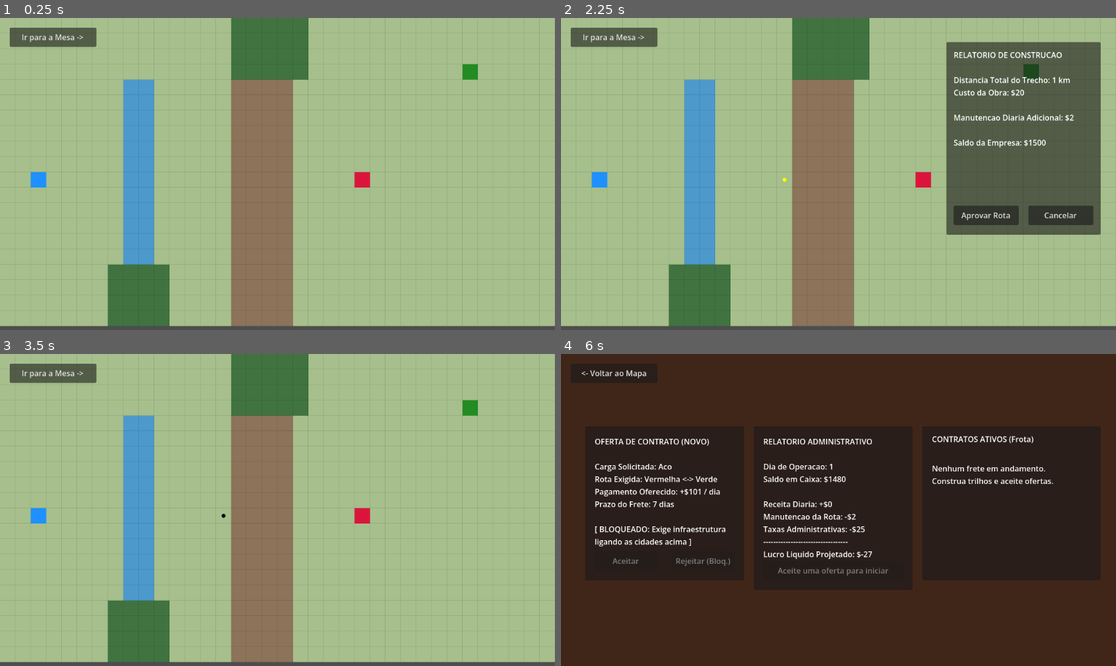
Above: before the commit, frames 1-4 (two rows, left to right).
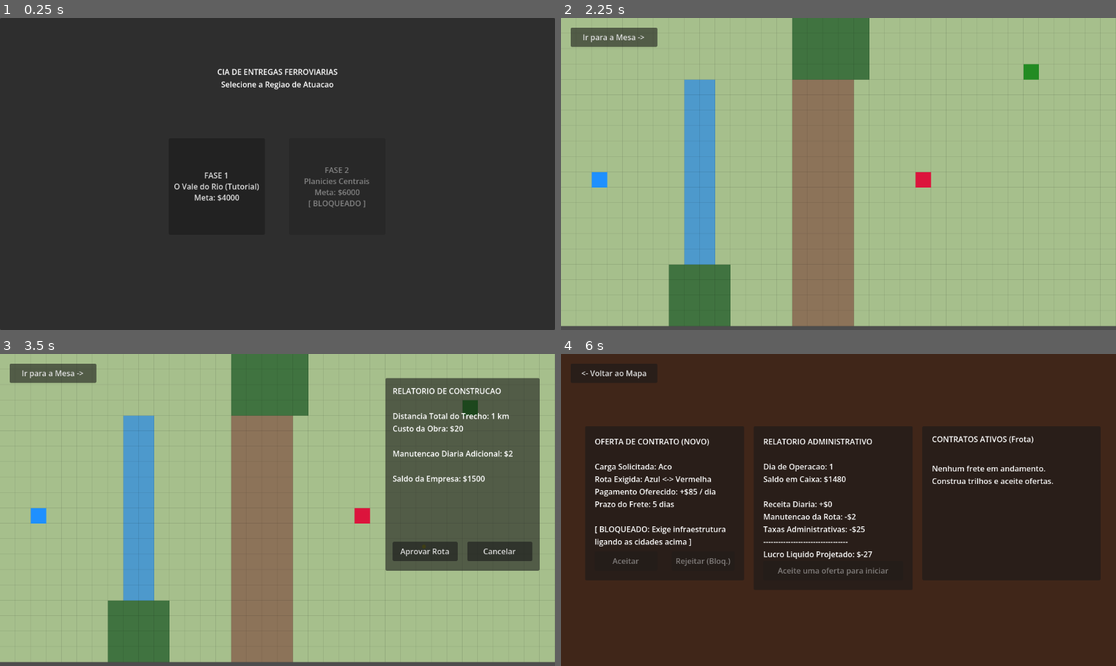
Above: after the commit, the same moments.

Repository: jonathanhenriques/Entregas_Ferroviarias
Game: Godot game, scene res://Main.tscn
The game is run twice, just before and just after one commit, with the same random seed, the same clock (stepped at 60 frames per second) and the same inputs. The project has no main scene, so this scene is started directly.
Inputs (mouse positions are in pixels of both pictures, inside the frame that each line leads up to):
- Up to frame 1 (0.25 s): no input
- Up to frame 2 (2.25 s): click (616, 36) at 0.5 s, where only the run before the commit has a clickable "Ir para a Mesa ->"; click (616, 36) at 1.25 s, where only the run before the commit has a clickable "<- Voltar ao Mapa"; click (777, 186) at 2 s, where only the run after the commit has a clickable "FASE 1 O Vale do Rio (Tutoria…"
- Up to frame 3 (3.5 s): click (427, 550) at 2.75 s, where only the run before the commit has a clickable "Aprovar Rota"
- Up to frame 4 (6 s): click "Ir para a Mesa ->" at 3.5 s; click "<- Voltar ao Mapa" at 4.25 s; click (988, 550) at 5 s, where only the run after the commit has a clickable "Aprovar Rota"; click "Ir para a Mesa ->" at 5.75 s

The runs differ from the first frame. In frame 1, 100% of the frame differs, in the area x 0-100%, y 0-100%; in frame 2, 17%; in frame 3, 17%; in frame 4, 0.2%.

Commit message:
adicionando mapa mundi de fases e ficheiro independente para ASCII das fases

Diff:
--- a/Main.gd
+++ b/Main.gd
@@ -3,28 +3,84 @@
 @onready var map_view: Node = $MapView
 @onready var desk_view: Node = $DeskView
 
-# Estados do jogo para controle
-enum GameState { MAP, DESK, END } # Adicionado o estado END
-var current_state: GameState = GameState.MAP
+enum GameState { WORLD_MAP, MAP, DESK, END }
+var current_state: GameState = GameState.WORLD_MAP
 
-# Interface de Fim de Jogo (Construida via codigo)
 var end_panel: Panel
 var end_label: Label
 var btn_restart: Button
 
+var world_map_panel: Panel
+var level_buttons_container: HBoxContainer
+
 func _ready() -> void:
 	_setup_end_screen()
+	_setup_world_map()
 
-	# Ouve o GameManager para saber se o jogo acabou
 	GameManager.game_over.connect(_on_game_over)
 
-	go_to_map()
+	if GameManager.start_in_world_map:
+		go_to_world_map()
+	else:
+		go_to_map()
 
-# Cria o painel de Game Over/Vitoria
+func _setup_world_map() -> void:
+	world_map_panel = Panel.new()
+	world_map_panel.size = Vector2(1152, 648)
+	world_map_panel.visible = false
+	add_child(world_map_panel)
+
+	var title = Label.new()
+	title.text = "CIA DE ENTREGAS FERROVIARIAS\nSelecione a Regiao de Atuacao"
+	title.position = Vector2(0, 100)
+	title.size = Vector2(1152, 100)
+	title.horizontal_alignment = HORIZONTAL_ALIGNMENT_CENTER
+	world_map_panel.add_child(title)
+
+	level_buttons_container = HBoxContainer.new()
+	level_buttons_container.position = Vector2(250, 250)
+	level_buttons_container.size = Vector2(650, 200)
+	level_buttons_container.alignment = BoxContainer.ALIGNMENT_CENTER
+	level_buttons_container.add_theme_constant_override("separation", 50)
+	world_map_panel.add_child(level_buttons_container)
+
+func _refresh_world_map() -> void:
+	for child in level_buttons_container.get_children():
+		child.queue_free()
+
+	# Agora le os niveis direto do seu ficheiro LevelData!
+	for lvl in LevelData.LEVELS.keys():
+		var btn = Button.new()
+		var data = LevelData.LEVELS[lvl]
+		btn.text = "FASE " + str(lvl) + "\n\n" + data["name"] + "\n\nMeta: $" + str(data["goal"])
+		btn.custom_minimum_size = Vector2(200, 200)
+
+		if lvl > GameManager.highest_unlocked_level:
+			btn.disabled = true
+			btn.text += "\n\n[ BLOQUEADO ]"
+		else:
+			btn.pressed.connect(_on_level_selected.bind(lvl))
+
+		level_buttons_container.add_child(btn)
+
+func _on_level_selected(lvl: int) -> void:
+	GameManager.current_level = lvl
+	GameManager.start_in_world_map = false
+	GameManager.reset_game()
+	get_tree().reload_current_scene()
+
+func go_to_world_map() -> void:
+	current_state = GameState.WORLD_MAP
+	map_view.visible = false
+	desk_view.visible = false
+	end_panel.visible = false
+	world_map_panel.visible = true
+	_refresh_world_map()
+
 func _setup_end_screen() -> void:
 	end_panel = Panel.new()
 	end_panel.size = Vector2(600, 300)
-	end_panel.position = Vector2(276, 174) # Centralizado na tela padrao (1152x648)
+	end_panel.position = Vector2(276, 174)
 	end_panel.visible = false
 	add_child(end_panel)
 
@@ -36,39 +92,33 @@
 	end_panel.add_child(end_label)
 
 	btn_restart = Button.new()
-	btn_restart.text = "Jogar Novamente"
-	btn_restart.size = Vector2(200, 50)
-	btn_restart.position = Vector2(200, 220)
+	btn_restart.text = "Voltar ao Mapa Mundi"
+	btn_restart.size = Vector2(250, 50)
+	btn_restart.position = Vector2(175, 220)
 	btn_restart.pressed.connect(_on_restart_pressed)
 	end_panel.add_child(btn_restart)
 
-# Transicao para a tela de Mapa
+# CORRECAO DO BUG (Transicoes Blindadas)
 func go_to_map() -> void:
-	if current_state == GameState.END: return # Bloqueia se o jogo acabou
+	if current_state == GameState.END: return
+	current_state = GameState.MAP
+	world_map_panel.visible = false
+	desk_view.visible = false
+	map_view.visible = true
 
-	current_state = GameState.MAP
-	map_view.visible = true
-	desk_view.visible = false
-
-# Transicao para a tela de Mesa
 func go_to_desk() -> void:
-	if current_state == GameState.END: return # Bloqueia se o jogo acabou
-
+	if current_state == GameState.END: return
 	current_state = GameState.DESK
+	world_map_panel.visible = false
 	map_view.visible = false
 	desk_view.visible = true
 
-# Chamado quando a empresa vai a falencia ou atinge a meta
 func _on_game_over(is_victory: bool, message: String) -> void:
 	current_state = GameState.END
-
-	# Esconde o jogo e mostra o painel
 	map_view.visible = false
 	desk_view.visible = false
-
 	end_label.text = message
 
-	# Muda a cor do texto dependendo do resultado
 	if is_victory:
 		end_label.add_theme_color_override("font_color", Color.GREEN_YELLOW)
 	else:
@@ -76,15 +126,12 @@
 
 	end_panel.visible = true
 
-# Reinicia a partida
 func _on_restart_pressed() -> void:
-	GameManager.reset_game()
-	# Recarrega a cena atual inteira, limpando os trilhos e contratos antigos
+	GameManager.start_in_world_map = true
 	get_tree().reload_current_scene()
 
-# Pressione ESPACO para trocar de tela
 func _input(event: InputEvent) -> void:
-	if current_state == GameState.END: return # Bloqueia atalhos de teclado no Game Over
+	if current_state == GameState.END or current_state == GameState.WORLD_MAP: return
 
 	if event.is_action_pressed("ui_accept"):
 		if current_state == GameState.MAP:
--- a/game_manager.gd
+++ b/game_manager.gd
@@ -7,38 +7,8 @@
 signal game_over(is_victory: bool, message: String)
 
 var current_level: int = 1
-
-# O NOSSO NOVO SISTEMA DE FASES (BASE DE DADOS)
-var level_database = {
-	1: {
-		"name": "O Vale do Rio (Tutorial)",
-		"budget": 1500,
-		"goal": 4000,
-		"map_layout": [
-			# 36 colunas, 20 linhas (Este é o mapa V18 escrito em texto!)
-			"...............FFFFF................",
-			"...............FFFFF................",
-			"...............FFFFF................",
-			"...............FFFFF..........C.....",
-			"........RR.....MMMM.................",
-			"........RR.....MMMM.................",
-			"........RR.....MMMM.................",
-			"........RR.....MMMM.................",
-			"........RR.....MMMM.................",
-			"........RR.....MMMM.................",
-			"..A.....RR.....MMMM....B............",
-			"........RR.....MMMM.................",
-			"........RR.....MMMM.................",
-			"........RR.....MMMM.................",
-			"........RR.....MMMM.................",
-			"........RR.....MMMM.................",
-			".......FFFF....MMMM.................",
-			".......FFFF....MMMM.................",
-			".......FFFF....MMMM.................",
-			".......FFFF....MMMM................."
-		]
-	}
-}
+var highest_unlocked_level: int = 1
+var start_in_world_map: bool = true
 
 var money: int = 1500 :
 	set(value):
@@ -58,7 +28,6 @@
 var active_contracts: Array = []
 const MAX_CONTRACTS: int = 3
 const BASE_COST: int = 25
-
 var network_connections: Array = []
 
 func get_daily_income() -> int:
@@ -69,8 +38,8 @@
 	return total
 
 func reset_game() -> void:
-	var lvl_data = level_database[current_level]
-	money = lvl_data["budget"] # Agora le o orcamento da fase atual!
+	var lvl_data = LevelData.LEVELS[current_level]
+	money = lvl_data["budget"]
 	current_day = 1
 	daily_maintenance = 0
 	active_contracts.clear()
@@ -91,12 +60,11 @@
 	contracts_updated.emit()
 
 	current_day += 1
-
-	var lvl_data = level_database[current_level]
+	var lvl_data = LevelData.LEVELS[current_level]
 
 	if money < 0:
 		trigger_bankruptcy()
-	elif money >= lvl_data["goal"]: # Agora le a meta da fase atual!
+	elif money >= lvl_data["goal"]:
 		trigger_victory()
 
 func cancel_contract(index: int) -> void:
@@ -104,15 +72,17 @@
 		var c = active_contracts[index]
 		var total_projected_value = c["reward"] * c["days_left"]
 		var penalty = int(total_projected_value * 0.20)
-
 		money -= penalty
 		active_contracts.remove_at(index)
 		contracts_updated.emit()
 
 func trigger_bankruptcy() -> void:
-	var msg = "FALENCIA!\n\nO seu saldo ficou negativo. Os investidores retiraram o apoio e a sua empresa ferroviaria fechou."
+	var msg = "FALENCIA!\n\nO seu saldo ficou negativo. A sua empresa fechou as portas nesta regiao."
 	game_over.emit(false, msg)
 
 func trigger_victory() -> void:
-	var msg = "VITORIA!\n\nAtingiu a meta da regiao! A sua expansao para a proxima area foi autorizada."
+	if current_level == highest_unlocked_level and LevelData.LEVELS.has(current_level + 1):
+		highest_unlocked_level += 1
+
+	var msg = "VITORIA!\n\nAtingiu a meta da regiao! O governo autorizou a sua expansao."
 	game_over.emit(true, msg)
--- /dev/null
+++ b/level_data.gd
@@ -0,0 +1,60 @@
+extends RefCounted
+class_name LevelData
+
+# TODAS AS SUAS FASES FICAM AQUI AGORA!
+const LEVELS = {
+	1: {
+		"name": "O Vale do Rio (Tutorial)",
+		"budget": 1500,
+		"goal": 4000,
+		"map_layout": [
+			"...............FFFFF................",
+			"...............FFFFF................",
+			"...............FFFFF................",
+			"...............FFFFF..........C.....",
+			"........RR.....MMMM.................",
+			"........RR.....MMMM.................",
+			"........RR.....MMMM.................",
+			"........RR.....MMMM.................",
+			"........RR.....MMMM.................",
+			"........RR.....MMMM.................",
+			"..A.....RR.....MMMM....B............",
+			"........RR.....MMMM.................",
+			"........RR.....MMMM.................",
+			"........RR.....MMMM.................",
+			"........RR.....MMMM.................",
+			"........RR.....MMMM.................",
+			".......FFFF....MMMM.................",
+			".......FFFF....MMMM.................",
+			".......FFFF....MMMM.................",
+			".......FFFF....MMMM................."
+		]
+	},
+	2: {
+		"name": "Planicies Centrais",
+		"budget": 2000,
+		"goal": 6000,
+		"map_layout": [
+			"..........FFFFFFFF..................",
+			"..........FFFFFFFF...........C......",
+			"..........FFFFFFFF..................",
+			"..........FFFFFFFF..................",
+			"....................................",
+			".......MMMMMM.......................",
+			".......MMMMMM.......................",
+			".......MMMMMM.......................",
+			"...A...MMMMMM.......................",
+			".......MMMMMM.......................",
+			".......MMMMMM.......................",
+			".......MMMMMM.......FFFFFFF.........",
+			"....................FFFFFFF.........",
+			"....................FFFFFFF.........",
+			"....................FFFFFFF.........",
+			"....................FFFFFFF......B..",
+			"....................FFFFFFF.........",
+			"....................................",
+			"....................................",
+			"...................................."
+		]
+	}
+}
--- a/mapview.gd
+++ b/mapview.gd
@@ -3,7 +3,6 @@
 var ui_layer: CanvasLayer
 
 const TILE_SIZE: int = 32
-# As variaveis de tamanho deixaram de ser constantes. Agora o mapa adapta-se ao seu texto!
 var grid_width: int = 0
 var grid_height: int = 0
 
@@ -18,7 +17,6 @@
 
 var biome_map: Dictionary = {}
 
-# Iniciamos as cidades no "vazio". Elas so aparecem se você as digitar no mapa.
 var city_a: Vector2i = Vector2i(-1, -1)
 var city_b: Vector2i = Vector2i(-1, -1)
 var city_c: Vector2i = Vector2i(-1, -1)
@@ -48,15 +46,14 @@
 	if ui_layer:
 		ui_layer.visible = visible
 
-# A MAGIA ACONTECE AQUI: O leitor de ASCII Art
 func _generate_biomes() -> void:
 	biome_map.clear()
 	city_a = Vector2i(-1, -1)
 	city_b = Vector2i(-1, -1)
 	city_c = Vector2i(-1, -1)
 
-	# Pede ao GameManager o mapa da fase atual
-	var layout = GameManager.level_database[GameManager.current_level]["map_layout"]
+	# Agora o construtor busca os graficos no novo LevelData!
+	var layout = LevelData.LEVELS[GameManager.current_level]["map_layout"]
 
 	grid_height = layout.size()
 	grid_width = layout[0].length() if grid_height > 0 else 0
@@ -76,7 +73,7 @@
 			elif char == "R":
 				biome_map[cell] = Biome.RIVER
 			elif char == "A":
-				biome_map[cell] = Biome.PLAIN # O chao por baixo da cidade e planicie
+				biome_map[cell] = Biome.PLAIN
 				city_a = cell
 			elif char == "B":
 				biome_map[cell] = Biome.PLAIN
@@ -85,7 +82,7 @@
 				biome_map[cell] = Biome.PLAIN
 				city_c = cell
 			else:
-				biome_map[cell] = Biome.PLAIN # Segurança caso digite uma letra errada
+				biome_map[cell] = Biome.PLAIN
 
 func _setup_ui() -> void:
 	ui_layer = CanvasLayer.new()
@@ -216,7 +213,6 @@
 
 	var connections = []
 
-	# So testa conexao se a cidade existir no mapa
 	if city_a != Vector2i(-1, -1) and city_b != Vector2i(-1, -1):
 		if _bfs_check(city_a, city_b, built_tiles):
 			connections.append("Azul-Vermelha")
@@ -315,7 +311,6 @@
 	return Vector2i(mouse_pos.x / TILE_SIZE, mouse_pos.y / TILE_SIZE)
 
 func _draw() -> void:
-	# Desenha Biomas
 	for x in range(grid_width):
 		for y in range(grid_height):
 			var cell = Vector2i(x, y)
@@ -323,19 +318,16 @@
 			var color = BIOME_DATA[b]["color"]
 			draw_rect(Rect2(x * TILE_SIZE, y * TILE_SIZE, TILE_SIZE, TILE_SIZE), color)
 
-	# Desenha Grade
 	for x in range(grid_width + 1):
 		draw_line(Vector2(x * TILE_SIZE, 0), Vector2(x * TILE_SIZE, grid_height * TILE_SIZE), Color(0, 0, 0, 0.1), 1.0)
 	for y in range(grid_height + 1):
 		draw_line(Vector2(0, y * TILE_SIZE), Vector2(grid_width * TILE_SIZE, y * TILE_SIZE), Color(0, 0, 0, 0.1), 1.0)
 
-	# Desenha Rotas
 	for route in confirmed_routes:
 		_draw_custom_track(route, false)
 
 	_draw_custom_track(tentative_path, true)
 
-	# Desenha Cidades (So desenha se elas existirem no layout)
 	if city_a != Vector2i(-1, -1):
 		draw_rect(Rect2(city_a.x * TILE_SIZE, city_a.y * TILE_SIZE, TILE_SIZE, TILE_SIZE), Color.DODGER_BLUE)
 	if city_b != Vector2i(-1, -1):
Not shown, added: level_data.gd.uid
